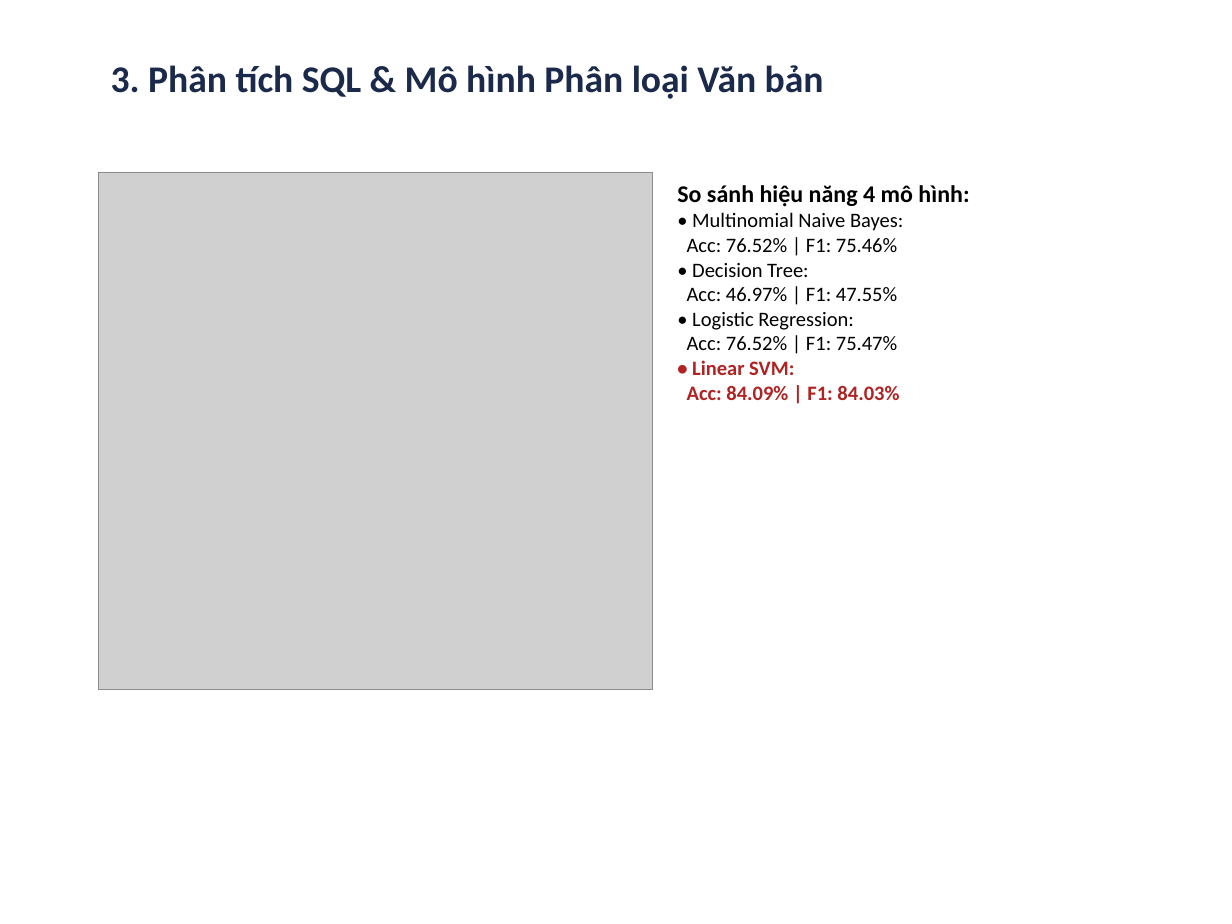
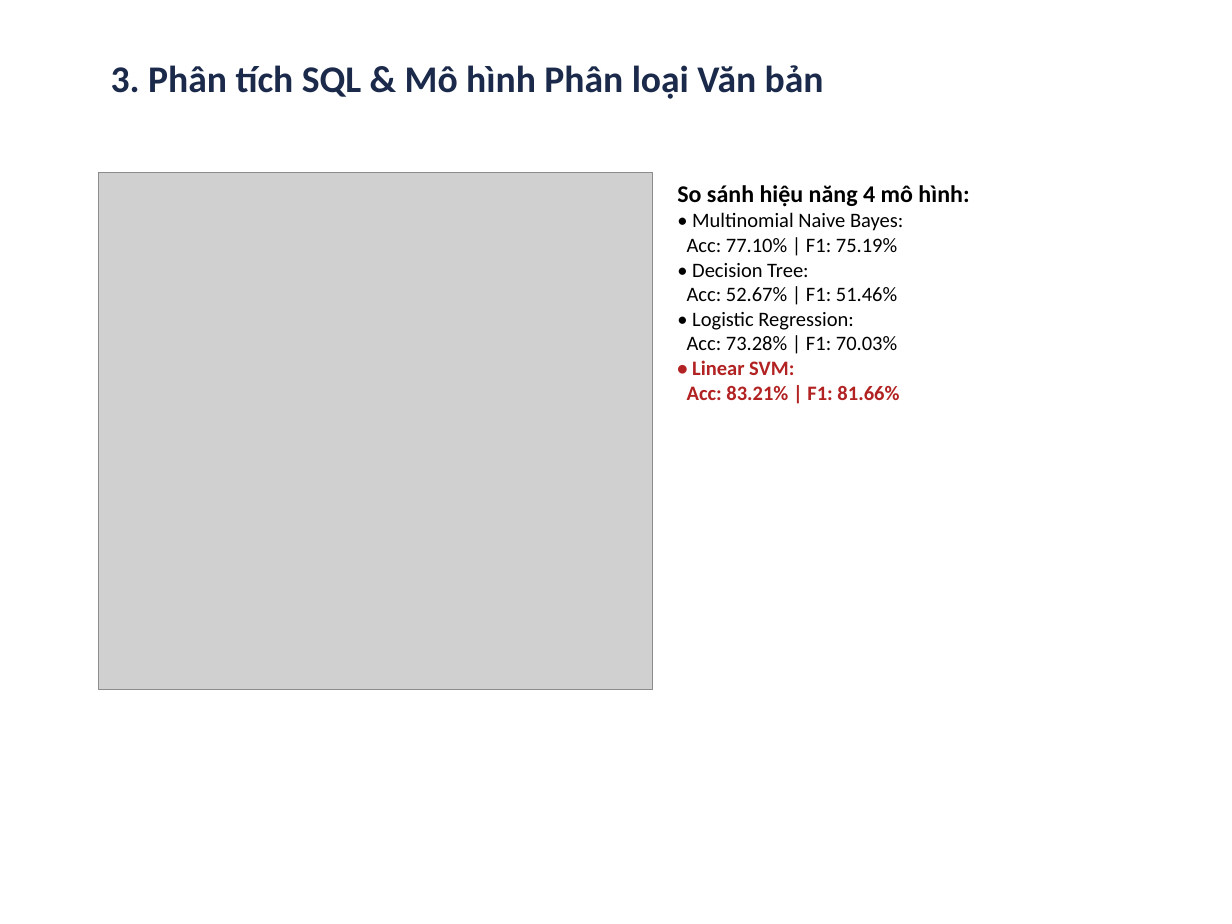
Before and after one commit to Trunghieu2007/ADY201m-Project-Completed, a slide deck: slide 4 of Presentation.pptx. Drawn at 1232x924 pixels with LibreOffice and Linux fonts; fonts in the diff are those of the drawing; grey boxes stand for pictures. Boxes give left, top, right and bottom in pixels: in the first picture for what was removed or moved away, otherwise in the second. Text is boxed around its words. In the diff, an @@ line names an element or a change of style, - is before the commit and + after.

```diff
--- a/Presentation.pptx
+++ b/Presentation.pptx
@@ text at (687, 212, 903, 400): text changed @@
-• Multinomial Naive Bayes:
-Acc: 76.52% | F1: 75.46%
-• Decision Tree:
-Acc: 46.97% | F1: 47.55%
-• Logistic Regression:
-Acc: 76.52% | F1: 75.47%
-• Linear SVM:
-Acc: 84.09% | F1: 84.03%
+• Multinomial Naive Bayes:
+Acc: 77.10% | F1: 75.19%
+• Decision Tree:
+Acc: 52.67% | F1: 51.46%
+• Logistic Regression:
+Acc: 73.28% | F1: 70.03%
+• Linear SVM:
+Acc: 83.21% | F1: 81.66%
```
Also in this commit, not shown: 3 other slides changed, 36 other files.
